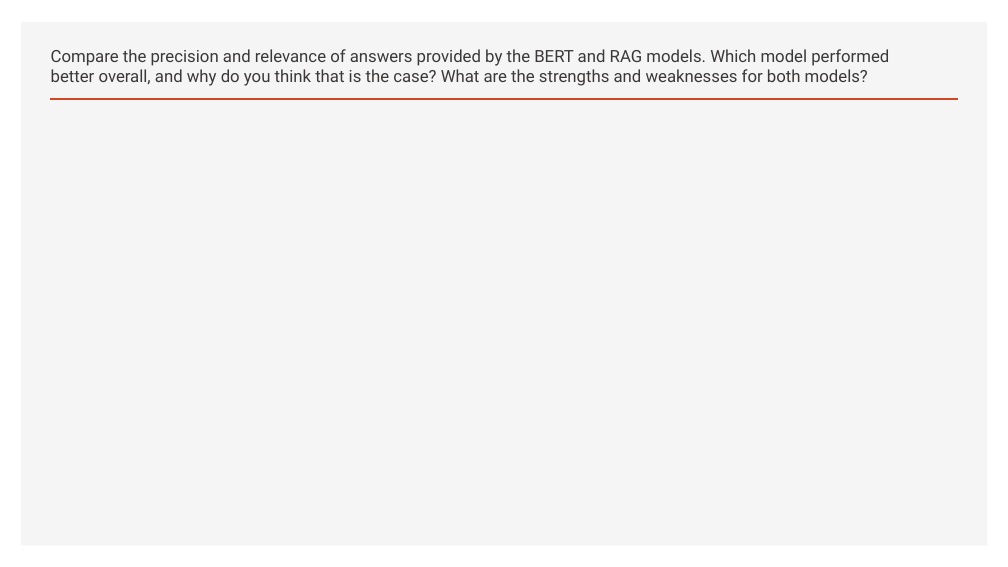
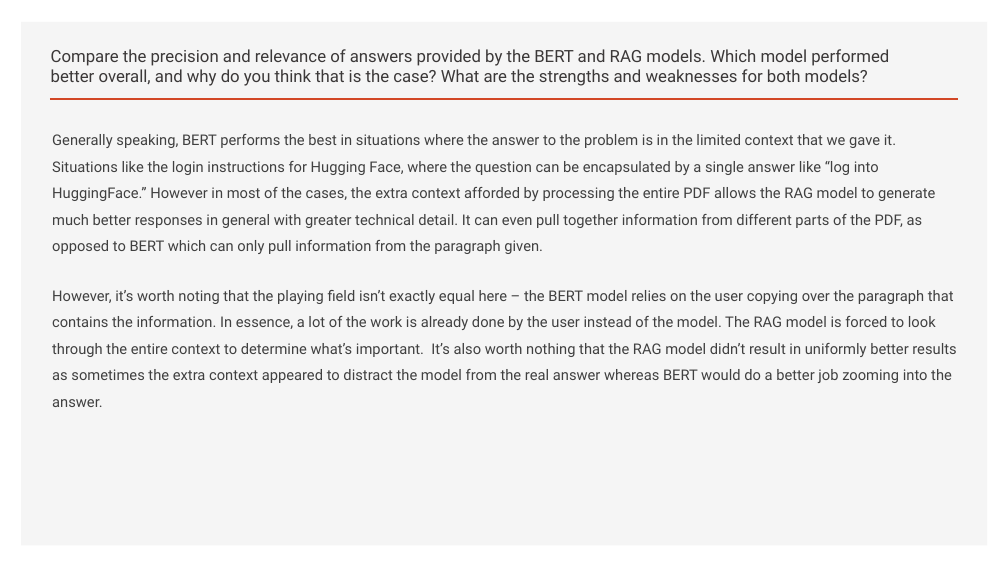
Before and after one commit to eding42/ece157b-hw2, a slide deck: slide 12 of ECE_157B_272B_Homework2_Template.pptx. Drawn at 1008x567 pixels with LibreOffice and Linux fonts; fonts in the diff are those of the drawing. Boxes give left, top, right and bottom in pixels: in the first picture for what was removed or moved away, otherwise in the second. Text is boxed around its words. In the diff, an @@ line names an element or a change of style, - is before the commit and + after.

Commit message:
implement new feature for enhanced user experience

```diff
--- a/ECE_157B_272B_Homework2_Template.pptx
+++ b/ECE_157B_272B_Homework2_Template.pptx
@@ text added at (52,134,956,407), 14 pt, text #404040 @@
+Generally speaking, BERT performs the best in situations where the answer to the problem is in the limited context that we gave it. Situations like the login instructions for Hugging Face, where the question can be encapsulated by a single answer like “log into HuggingFace.” However in most of the cases, the extra context afforded by processing the entire PDF allows the RAG model to generate much better responses in general with greater technical detail. It can even pull together information from different parts of the PDF, as opposed to BERT which can only pull information from the paragraph given.
+However, it’s worth noting that the playing field isn’t exactly equal here – the BERT model relies on the user copying over the paragraph that contains the information. In essence, a lot of the work is already done by the user instead of the model. The RAG model is forced to look through the entire context to determine what’s important. It’s also worth nothing that the RAG model didn’t result in uniformly better results as sometimes the extra context appeared to distract the model from the real answer whereas BERT would do a better job zooming into the answer.
```
Also in this commit, not shown: 8 other slides changed, 1 other file.
